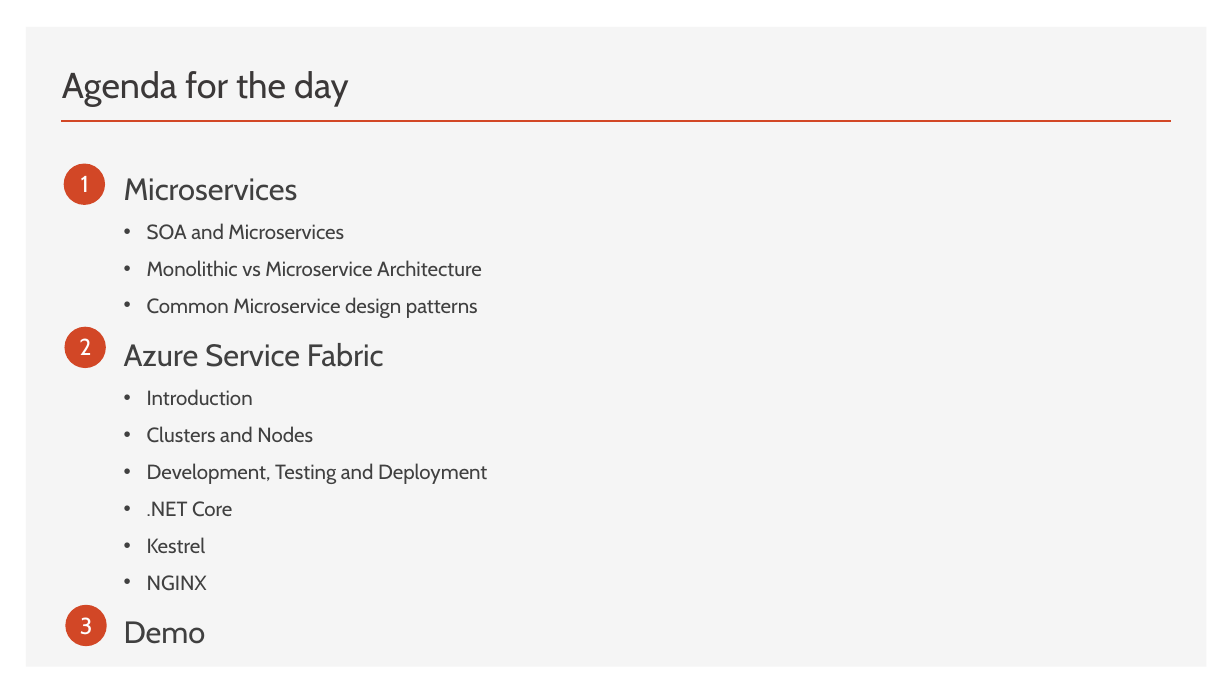
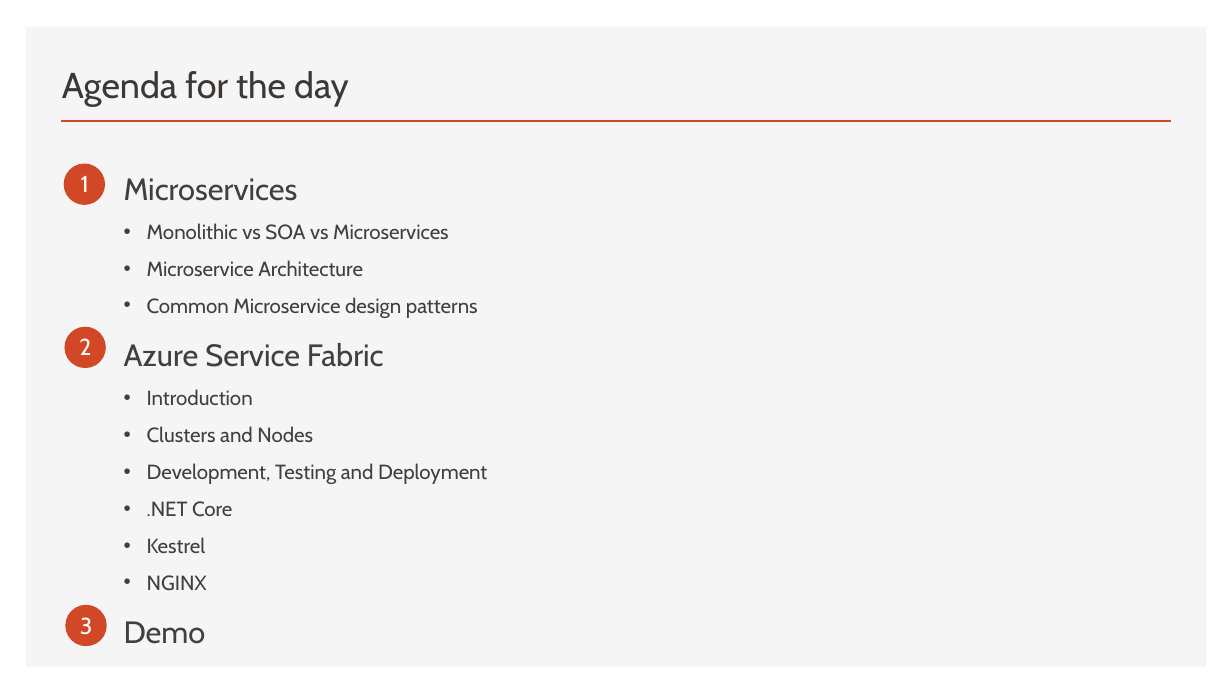
Before and after one commit to brianperera/EasyMaintain, a slide deck: slide 2 of Documents/MicroServices.pptx. Drawn at 1232x693 pixels with LibreOffice and Linux fonts; fonts in the diff are those of the drawing. Boxes give left, top, right and bottom in pixels: in the first picture for what was removed or moved away, otherwise in the second. Text is boxed around its words. In the diff, an @@ line names an element or a change of style, - is before the commit and + after.

```diff
--- a/Documents/MicroServices.pptx
+++ b/Documents/MicroServices.pptx
@@ text at box(147, 223, 449, 276): text changed @@
-• SOA and Microservices
-• Monolithic vs Microservice Architecture
+• Monolithic vs SOA vs Microservices
+• Microservice Architecture
```
Also in this commit, not shown: 5 other slides changed, 3 slides added, 2 slides removed.
